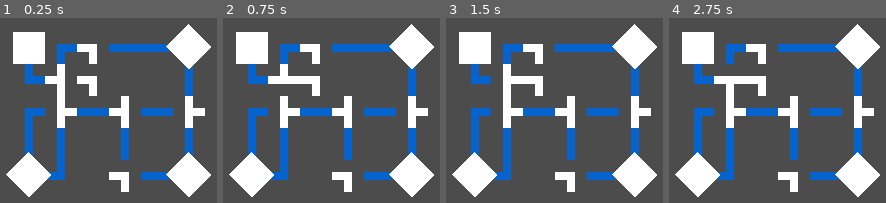
Above: before the commit, frames 1-4 (left to right).
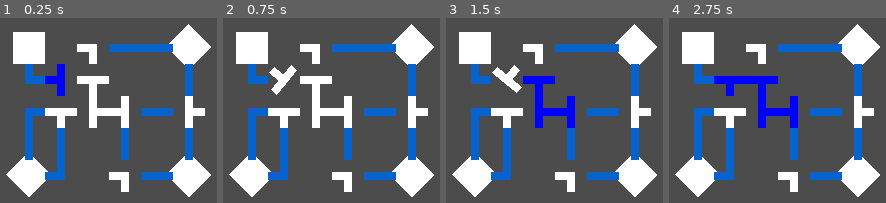
Above: after the commit, the same moments.

Repository: Misignu/Godot-Wild-Jam-24
Game: Godot game, scene res://src/Objects/MotherPuzzle.tscn
Same seed, same stepped clock (60 frames per second), same inputs: the game is played once before the commit and once after it. The project has no main scene, so this scene is started directly.
Inputs (mouse positions are in pixels of both pictures, inside the frame that each line leads up to):
- Up to frame 1 (0.25 s): no input
- Up to frame 2 (0.75 s): click (283, 80) at 0.52 s
- Up to frame 3 (1.5 s): click (506, 80) at 1.27 s
- Up to frame 4 (2.75 s): click (729, 79) at 2.02 s

The runs differ from the first frame. In frame 1, 3.9% of the frame differs, in the area x 11-89%, y 14-88%; in frame 2, 4.1%; in frame 3, 5.7%; in frame 4, 5.4%.

Commit message:
Implementing Mother Puzzle Energy Transmitters #1

Diff:
--- a/src/Objects/MotherPuzzle.tscn
+++ b/src/Objects/MotherPuzzle.tscn
@@ -1,43 +1,17 @@
-[gd_scene load_steps=3 format=2]
+[gd_scene load_steps=7 format=2]
 
 [ext_resource path="res://src/Objects/MotherPuzzle/ConnectorsShapes/TShapeConnector.tscn" type="PackedScene" id=1]
 [ext_resource path="res://src/Objects/MotherPuzzle/ConnectorsShapes/LShapeConnector.tscn" type="PackedScene" id=2]
+[ext_resource path="res://src/Objects/MotherPuzzle/InterestPoints/EnergyIn2.tscn" type="PackedScene" id=3]
+[ext_resource path="res://src/Objects/MotherPuzzle/InterestPoints/EnergyOut.tscn" type="PackedScene" id=4]
+[ext_resource path="res://src/Objects/MotherPuzzle/InterestPoints/EnergyIn1.tscn" type="PackedScene" id=5]
+[ext_resource path="res://src/Objects/MotherPuzzle/InterestPoints/EnergyIn3.tscn" type="PackedScene" id=6]
 
 [node name="MotherPuzzle" type="Node"]
 
 [node name="Paths" type="Node" parent="."]
 
-[node name="Path1" type="Polygon2D" parent="Paths"]
-position = Vector2( -232, -132 )
-color = Color( 0.027451, 0.388235, 0.807843, 1 )
-polygon = PoolVector2Array( 350, 196, 350, 206, 360, 206, 360, 202, 354, 202, 354, 196 )
-
-[node name="Path2" type="Polygon2D" parent="Paths"]
-position = Vector2( -274, -108 )
-color = Color( 0.027451, 0.388235, 0.807843, 1 )
-polygon = PoolVector2Array( 408, 172, 408, 162, 418, 162, 418, 166, 412, 166, 412, 172 )
-
-[node name="Path3" type="Polygon2D" parent="Paths"]
-position = Vector2( -274, -108 )
-color = Color( 0.027451, 0.388235, 0.807843, 1 )
-polygon = PoolVector2Array( 466, 162, 434, 162, 434, 166, 466, 166 )
-
-[node name="Path4" type="Polygon2D" parent="Paths"]
-position = Vector2( -274, -108 )
-color = Color( 0.027451, 0.388235, 0.807843, 1 )
-polygon = PoolVector2Array( 472, 172, 472, 188, 476, 188, 476, 172 )
-
-[node name="Path5" type="Polygon2D" parent="Paths"]
-position = Vector2( -274, -108 )
-color = Color( 0.027451, 0.388235, 0.807843, 1 )
-polygon = PoolVector2Array( 472, 220, 472, 204, 476, 204, 476, 220 )
-
-[node name="Path6" type="Polygon2D" parent="Paths"]
-position = Vector2( -274, -108 )
-color = Color( 0.027451, 0.388235, 0.807843, 1 )
-polygon = PoolVector2Array( 466, 226, 450, 226, 450, 230, 466, 230 )
-
-[node name="Path7" type="Polygon2D" parent="Paths"]
+[node name="LinePath" type="Polygon2D" parent="Paths"]
 position = Vector2( -274, -108 )
 color = Color( 0.027451, 0.388235, 0.807843, 1 )
 polygon = PoolVector2Array( 440, 220, 440, 204, 444, 204, 444, 220 )
@@ -47,45 +21,15 @@
 color = Color( 0.027451, 0.388235, 0.807843, 1 )
 polygon = PoolVector2Array( 450, 194, 466, 194, 466, 198, 450, 198 )
 
-[node name="Path9" type="Polygon2D" parent="Paths"]
-position = Vector2( -274, -108 )
-color = Color( 0.027451, 0.388235, 0.807843, 1 )
-polygon = PoolVector2Array( 434, 194, 418, 194, 418, 198, 434, 198 )
-
-[node name="Path10" type="Polygon2D" parent="Paths"]
-position = Vector2( -274, -108 )
-color = Color( 0.027451, 0.388235, 0.807843, 1 )
-polygon = PoolVector2Array( 402, 194, 392, 194, 392, 220, 396, 220, 396, 198, 402, 198 )
-
-[node name="Path11" type="Polygon2D" parent="Paths"]
-position = Vector2( -274, -108 )
-color = Color( 0.027451, 0.388235, 0.807843, 1 )
-polygon = PoolVector2Array( 402, 226, 408, 226, 408, 204, 412, 204, 412, 230, 402, 230 )
-
 [node name="InterestPoints" type="Node" parent="."]
 
-[node name="EnergyOut" type="Polygon2D" parent="InterestPoints"]
-position = Vector2( 112, 48 )
-scale = Vector2( 1.2, 1.2 )
-polygon = PoolVector2Array( 0, 0, 0, 13.3333, 13.3333, 13.3333, 13.3333, 0 )
+[node name="EnergyOut" parent="InterestPoints" instance=ExtResource( 4 )]
 
-[node name="EnergyIn1" type="Polygon2D" parent="InterestPoints"]
-position = Vector2( 200, 108 )
-rotation = 0.785398
-scale = Vector2( 0.4, 0.4 )
-polygon = PoolVector2Array( 0, 0, 0, 40, 40, 40, 40, 0 )
+[node name="EnergyIn2" parent="InterestPoints" instance=ExtResource( 3 )]
 
-[node name="EnergyIn2" type="Polygon2D" parent="InterestPoints"]
-position = Vector2( 200, 44 )
-rotation = 0.785398
-scale = Vector2( 0.4, 0.4 )
-polygon = PoolVector2Array( 0, 0, 0, 40, 40, 40, 40, 0 )
+[node name="EnergyIn1" parent="InterestPoints" instance=ExtResource( 5 )]
 
-[node name="EnergyIn3" type="Polygon2D" parent="InterestPoints"]
-position = Vector2( 120, 108 )
-rotation = 0.785398
-scale = Vector2( 0.4, 0.4 )
-polygon = PoolVector2Array( 0, 0, 0, 40, 40, 40, 40, 0 )
+[node name="EnergyIn3" parent="InterestPoints" instance=ExtResource( 6 )]
 
 [node name="Connectors" type="Node" parent="."]
 
@@ -99,18 +43,22 @@
 
 [node name="TShapeConnector3" parent="Connectors" instance=ExtResource( 1 )]
 position = Vector2( 136, 88 )
+rotation = 1.5708
 
 [node name="TShapeConnector4" parent="Connectors" instance=ExtResource( 1 )]
 position = Vector2( 200, 88 )
+
+[node name="TShapeConnector5" parent="Connectors" instance=ExtResource( 1 )]
+position = Vector2( 152, 88 )
+
+[node name="TShapeConnector6" parent="Connectors" instance=ExtResource( 1 )]
+position = Vector2( 152, 72 )
+rotation = 1.5708
 
 [node name="LShapeConnector" parent="Connectors" instance=ExtResource( 2 )]
 position = Vector2( 168, 120 )
 rotation = 3.14159
 
-[node name="LShapeConnector2" parent="Connectors" instance=ExtResource( 2 )]
-position = Vector2( 152, 72 )
-rotation = 3.14159
-
 [node name="LShapeConnector3" parent="Connectors" instance=ExtResource( 2 )]
 position = Vector2( 152, 56 )
 rotation = 3.14159
--- a/src/Objects/MotherPuzzle/Connector.gd
+++ b/src/Objects/MotherPuzzle/Connector.gd
@@ -1,4 +1,22 @@
 extends Node2D
 
+var animate: bool
+var tween_state: bool
+
+onready var tween: Tween = $Tween
+onready var timer: Timer = $Timer
+onready var shape: Polygon2D = $Shape
+
+
+# animate the rotation of the connector
 func _on_Button_pressed() -> void:
-	rotate(deg2rad(90))
+	shape.call_discharge()
+
+	if timer.is_stopped():
+		timer.wait_time = 0.5
+		animate = tween.interpolate_property(self, "rotation", rotation, rotation + PI/2, 0.5)
+
+		if not tween.is_active():
+			tween_state = tween.start()
+
+		timer.start()
--- a/src/Objects/MotherPuzzle/Connector.tscn
+++ b/src/Objects/MotherPuzzle/Connector.tscn
@@ -21,4 +21,10 @@
 __meta__ = {
 "_edit_use_anchors_": false
 }
+
+[node name="Tween" type="Tween" parent="."]
+
+[node name="Timer" type="Timer" parent="."]
+wait_time = 0.6
+one_shot = true
 [connection signal="pressed" from="Button" to="." method="_on_Button_pressed"]
--- a/src/Objects/MotherPuzzle/ConnectorsShapes/LShapeConnector.tscn
+++ b/src/Objects/MotherPuzzle/ConnectorsShapes/LShapeConnector.tscn
@@ -1,8 +1,8 @@
-[gd_scene load_steps=2 format=2]
+[gd_scene load_steps=3 format=2]
 
 [ext_resource path="res://src/Objects/MotherPuzzle/Connector.tscn" type="PackedScene" id=1]
+[ext_resource path="res://src/Objects/MotherPuzzle/ConnectorsShapes/Shapes/LShape.tscn" type="PackedScene" id=2]
 
 [node name="LShapeConnector" instance=ExtResource( 1 )]
 
-[node name="Polygon2D" type="Polygon2D" parent="." index="1"]
-polygon = PoolVector2Array( -2, -8, -2, 2, 8, 2, 8, -2, 2, -2, 2, -8 )
+[node name="Shape" parent="." index="1" instance=ExtResource( 2 )]
--- /dev/null
+++ b/src/Objects/MotherPuzzle/ConnectorsShapes/Shapes/LShape.tscn
@@ -0,0 +1,113 @@
+[gd_scene load_steps=3 format=2]
+
+[sub_resource type="GDScript" id=1]
+script/source = "extends Polygon2D
+
+var is_charged: bool = false
+var transmitter1_charged: bool = false
+var transmitter2_charged: bool = false
+
+export var charged_color: = Color(0, 0, 241)
+export var uncharged_color: = Color(255, 255, 255)
+
+onready var receiver1: RayCast2D = $EnergyReceiver1
+onready var receiver2: RayCast2D = $EnergyReceiver2
+
+
+# charged feedback
+func _process(_delta: float) -> void:
+	if is_charged:
+		color = charged_color
+
+	else:
+		color = uncharged_color
+
+
+# verifing if the shape is charged
+func _physics_process(_delta: float) -> void:
+	transmitter1_charged = is_receiver_charged(receiver1)
+
+	transmitter2_charged = is_receiver_charged(receiver2)
+
+	if transmitter1_charged or transmitter2_charged:
+		is_charged = true
+
+	else:
+		is_charged = false
+
+
+func is_receiver_charged(receiver: RayCast2D):
+	if receiver.is_colliding():
+		var shape: Node = receiver.get_collider().get_parent()
+
+		if shape.is_charged:
+			return true
+
+		else:
+			return false
+
+	else:
+		return false
+
+
+func call_discharge():
+	discharge(receiver1)
+	discharge(receiver2)
+
+
+func discharge(receiver: RayCast2D):
+	if receiver.is_colliding():
+		var shape: Node = receiver.get_collider().get_parent()
+
+		if not shape.is_in_group(\"energy_out\"):
+			if shape.is_charged:
+				shape.is_charged = false
+				shape.transmitter1_charged = false
+				shape.transmitter2_charged = false
+
+				if shape.is_in_group(\"t_shape\"):
+					shape.transmitter3_charged = false
+"
+
+[sub_resource type="RectangleShape2D" id=2]
+extents = Vector2( 2, 2 )
+
+[node name="LShape" type="Polygon2D" groups=[
+"l_shape",
+]]
+polygon = PoolVector2Array( -2, -8, -2, 2, 8, 2, 8, -2, 2, -2, 2, -8 )
+script = SubResource( 1 )
+
+[node name="EnergyTransmitter1" type="Area2D" parent="."]
+position = Vector2( 0, 4 )
+z_as_relative = false
+collision_mask = 2
+
+[node name="CollisionShape2D" type="CollisionShape2D" parent="EnergyTransmitter1"]
+position = Vector2( 0, -8 )
+shape = SubResource( 2 )
+
+[node name="EnergyTransmitter2" type="Area2D" parent="."]
+position = Vector2( -4, 0 )
+z_as_relative = false
+collision_mask = 2
+
+[node name="CollisionShape2D" type="CollisionShape2D" parent="EnergyTransmitter2"]
+position = Vector2( 7.922, 0 )
+shape = SubResource( 2 )
+
+[node name="EnergyReceiver1" type="RayCast2D" parent="."]
+position = Vector2( 8, 0 )
+rotation = -1.5708
+enabled = true
+cast_to = Vector2( 0, 4 )
+collide_with_areas = true
+collide_with_bodies = false
+
+[node name="EnergyReceiver2" type="RayCast2D" parent="."]
+position = Vector2( 0, -8 )
+rotation = 3.14159
+enabled = true
+cast_to = Vector2( 0, 4 )
+collide_with_areas = true
+collide_with_bodies = false
--- /dev/null
+++ b/src/Objects/MotherPuzzle/ConnectorsShapes/Shapes/TShape.tscn
@@ -0,0 +1,135 @@
+[gd_scene load_steps=3 format=2]
+
+[sub_resource type="GDScript" id=1]
+script/source = "extends Polygon2D
+
+var is_charged: bool = false
+var transmitter1_charged: bool = false
+var transmitter2_charged: bool = false
+var transmitter3_charged: bool = false
+
+export var charged_color: = Color(0, 0, 241)
+export var uncharged_color: = Color(255, 255, 255)
+
+onready var receiver1: RayCast2D = $EnergyReceiver1
+onready var receiver2: RayCast2D = $EnergyReceiver2
+onready var receiver3: RayCast2D = $EnergyReceiver3
+
+
+# charged feedback
+func _process(_delta: float) -> void:
+	if is_charged:
+		color = charged_color
+
+	else:
+		color = uncharged_color
+
+
+
+# verifing if the shape is charged
+func _physics_process(_delta: float) -> void:
+	transmitter1_charged = is_receiver_charged(receiver1)
+
+	transmitter2_charged = is_receiver_charged(receiver2)
+
+	transmitter3_charged = is_receiver_charged(receiver3)
+
+	if transmitter1_charged or transmitter2_charged or transmitter3_charged:
+		is_charged = true
+
+	else:
+		is_charged = false
+
+
+func is_receiver_charged(receiver: RayCast2D):
+	if receiver.is_colliding():
+		var shape: Node = receiver.get_collider().get_parent()
+
+		if shape.is_charged:
+			return true
+
+		else:
+			return false
+
+	else:
+		return false
+
+
+func call_discharge():
+	discharge(receiver1)
+	discharge(receiver2)
+	discharge(receiver3)
+
+
+func discharge(receiver: RayCast2D):
+	if receiver.is_colliding():
+		var shape: Node = receiver.get_collider().get_parent()
+
+		if not shape.is_in_group(\"energy_out\"):
+			if shape.is_charged:
+				shape.is_charged = false
+				shape.transmitter1_charged = false
+				shape.transmitter2_charged = false
+
+				if shape.is_in_group(\"t_shape\"):
+					shape.transmitter3_charged = false
+"
+
+[sub_resource type="RectangleShape2D" id=2]
+extents = Vector2( 2, 2 )
+
+[node name="TShape" type="Polygon2D" groups=[
+"t_shape",
+]]
+polygon = PoolVector2Array( -2, -8, -2, 8, 2, 8, 2, 2, 8, 2, 8, -2, 2, -2, 2, -8 )
+script = SubResource( 1 )
+
+[node name="EnergyReceiver1" type="RayCast2D" parent="."]
+position = Vector2( 0, 8 )
+enabled = true
+cast_to = Vector2( 0, 4 )
+collide_with_areas = true
+collide_with_bodies = false
+
+[node name="EnergyReceiver2" type="RayCast2D" parent="."]
+position = Vector2( 0, -8 )
+rotation = 3.14159
+enabled = true
+cast_to = Vector2( 0, 4 )
+collide_with_areas = true
+collide_with_bodies = false
+
+[node name="EnergyReceiver3" type="RayCast2D" parent="."]
+position = Vector2( 8, 0 )
+rotation = -1.5708
+enabled = true
+cast_to = Vector2( 0, 4 )
+collide_with_areas = true
+collide_with_bodies = false
+
+[node name="EnergyTransmitter1" type="Area2D" parent="."]
+position = Vector2( 0, 2 )
+z_as_relative = false
+collision_mask = 2
+
+[node name="CollisionShape2D" type="CollisionShape2D" parent="EnergyTransmitter1"]
+position = Vector2( 0, -6 )
+shape = SubResource( 2 )
+
+[node name="EnergyTransmitter2" type="Area2D" parent="."]
+position = Vector2( 0, -2 )
+z_as_relative = false
+collision_mask = 2
+
+[node name="CollisionShape2D" type="CollisionShape2D" parent="EnergyTransmitter2"]
+position = Vector2( 0, 6 )
+shape = SubResource( 2 )
+
+[node name="EnergyTransmitter3" type="Area2D" parent="."]
+position = Vector2( -2, 0 )
+z_as_relative = false
+collision_mask = 2
+
+[node name="CollisionShape2D" type="CollisionShape2D" parent="EnergyTransmitter3"]
+position = Vector2( 6, 0 )
+shape = SubResource( 2 )
--- a/src/Objects/MotherPuzzle/ConnectorsShapes/TShapeConnector.tscn
+++ b/src/Objects/MotherPuzzle/ConnectorsShapes/TShapeConnector.tscn
@@ -1,8 +1,8 @@
-[gd_scene load_steps=2 format=2]
+[gd_scene load_steps=3 format=2]
 
 [ext_resource path="res://src/Objects/MotherPuzzle/Connector.tscn" type="PackedScene" id=1]
+[ext_resource path="res://src/Objects/MotherPuzzle/ConnectorsShapes/Shapes/TShape.tscn" type="PackedScene" id=2]
 
 [node name="TShapeConnector" instance=ExtResource( 1 )]
 
-[node name="Polygon2D" type="Polygon2D" parent="." index="1"]
-polygon = PoolVector2Array( -2, -8, -2, 8, 2, 8, 2, 2, 8, 2, 8, -2, 2, -2, 2, -8 )
+[node name="Shape" parent="." index="1" instance=ExtResource( 2 )]
--- /dev/null
+++ b/src/Objects/MotherPuzzle/InterestPoints/EnergyIn1.tscn
@@ -0,0 +1,21 @@
+[gd_scene format=2]
+
+[node name="EnergyIn1" type="Polygon2D"]
+position = Vector2( 200, 108 )
+rotation = 0.785398
+scale = Vector2( 0.4, 0.4 )
+polygon = PoolVector2Array( 0, 0, 0, 40, 40, 40, 40, 0 )
+
+[node name="Path1" type="Polygon2D" parent="."]
+position = Vector2( -1219.76, 456.084 )
+rotation = -0.785398
+scale = Vector2( 2.5, 2.5 )
+color = Color( 0.027451, 0.388235, 0.807843, 1 )
+polygon = PoolVector2Array( 472, 220, 472, 204, 476, 204, 476, 220 )
+
+[node name="Path2" type="Polygon2D" parent="."]
+position = Vector2( -1219.76, 456.084 )
+rotation = -0.785398
+scale = Vector2( 2.5, 2.5 )
+color = Color( 0.027451, 0.388235, 0.807843, 1 )
+polygon = PoolVector2Array( 466, 226, 450, 226, 450, 230, 466, 230 )
--- /dev/null
+++ b/src/Objects/MotherPuzzle/InterestPoints/EnergyIn2.tscn
@@ -0,0 +1,21 @@
+[gd_scene format=2]
+
+[node name="EnergyIn2" type="Polygon2D"]
+position = Vector2( 200, 44 )
+rotation = 0.785398
+scale = Vector2( 0.4, 0.4 )
+polygon = PoolVector2Array( 0, 0, 0, 40, 40, 40, 40, 0 )
+
+[node name="Path1" type="Polygon2D" parent="."]
+position = Vector2( -1106.62, 569.221 )
+rotation = -0.785398
+scale = Vector2( 2.5, 2.5 )
+color = Color( 0.027451, 0.388235, 0.807843, 1 )
+polygon = PoolVector2Array( 466, 162, 434, 162, 434, 166, 466, 166 )
+
+[node name="Path2" type="Polygon2D" parent="."]
+position = Vector2( -1106.62, 569.221 )
+rotation = -0.785398
+scale = Vector2( 2.5, 2.5 )
+color = Color( 0.027451, 0.388235, 0.807843, 1 )
+polygon = PoolVector2Array( 472, 172, 472, 188, 476, 188, 476, 172 )
--- /dev/null
+++ b/src/Objects/MotherPuzzle/InterestPoints/EnergyIn3.tscn
@@ -0,0 +1,21 @@
+[gd_scene format=2]
+
+[node name="EnergyIn3" type="Polygon2D"]
+position = Vector2( 120, 108 )
+rotation = 0.785398
+scale = Vector2( 0.4, 0.4 )
+polygon = PoolVector2Array( 0, 0, 0, 40, 40, 40, 40, 0 )
+
+[node name="Path1" type="Polygon2D" parent="."]
+position = Vector2( -1078.34, 314.663 )
+rotation = -0.785398
+scale = Vector2( 2.5, 2.5 )
+color = Color( 0.027451, 0.388235, 0.807843, 1 )
+polygon = PoolVector2Array( 402, 194, 392, 194, 392, 220, 396, 220, 396, 198, 402, 198 )
+
+[node name="Path2" type="Polygon2D" parent="."]
+position = Vector2( -1078.34, 314.663 )
+rotation = -0.785398
+scale = Vector2( 2.5, 2.5 )
+color = Color( 0.027451, 0.388235, 0.807843, 1 )
+polygon = PoolVector2Array( 402, 226, 408, 226, 408, 204, 412, 204, 412, 230, 402, 230 )
--- /dev/null
+++ b/src/Objects/MotherPuzzle/InterestPoints/EnergyOut.tscn
@@ -0,0 +1,31 @@
+[gd_scene load_steps=3 format=2]
+
+[sub_resource type="GDScript" id=1]
+script/source = "extends Polygon2D
+
+var is_charged: bool = true
+"
+
+[sub_resource type="RectangleShape2D" id=2]
+extents = Vector2( 1.66666, 1.66667 )
+
+[node name="EnergyOut" type="Polygon2D" groups=[
+"energy_out",
+]]
+position = Vector2( 112, 48 )
+scale = Vector2( 1.2, 1.2 )
+polygon = PoolVector2Array( 0, 0, 0, 13.3333, 13.3333, 13.3333, 13.3333, 0 )
+script = SubResource( 1 )
+
+[node name="Path1" type="Polygon2D" parent="."]
+position = Vector2( -286.667, -150 )
+scale = Vector2( 0.833333, 0.833333 )
+color = Color( 0.027451, 0.388235, 0.807843, 1 )
+polygon = PoolVector2Array( 350, 196, 350, 206, 360, 206, 360, 202, 354, 202, 354, 196 )
+
+[node name="Area2D" type="Area2D" parent="."]
+position = Vector2( -3.33333, 0 )
+
+[node name="CollisionShape2D" type="CollisionShape2D" parent="Area2D"]
+position = Vector2( 13.3333, 20 )
+shape = SubResource( 2 )
Binary file added: icon.png
